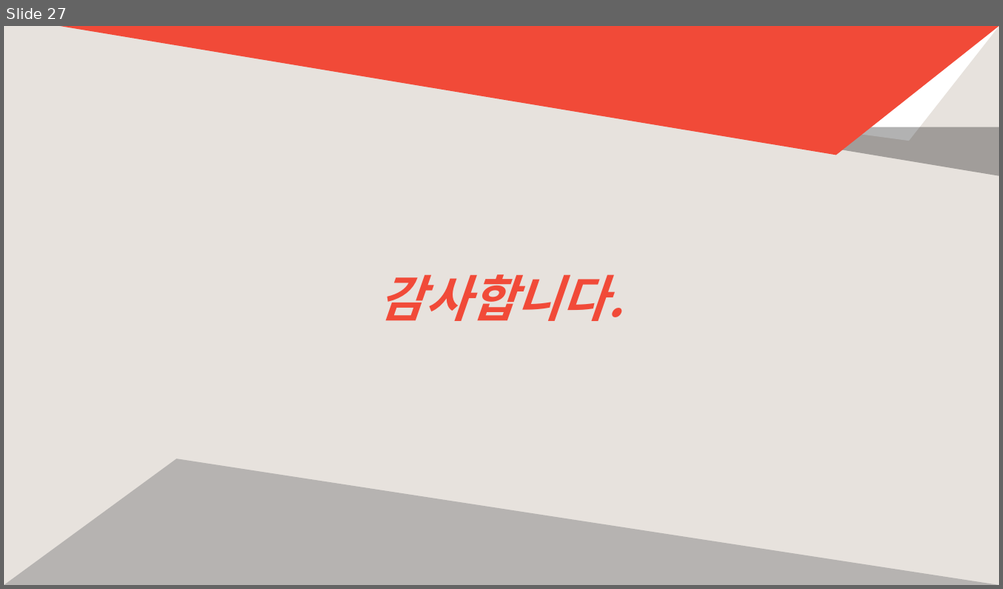
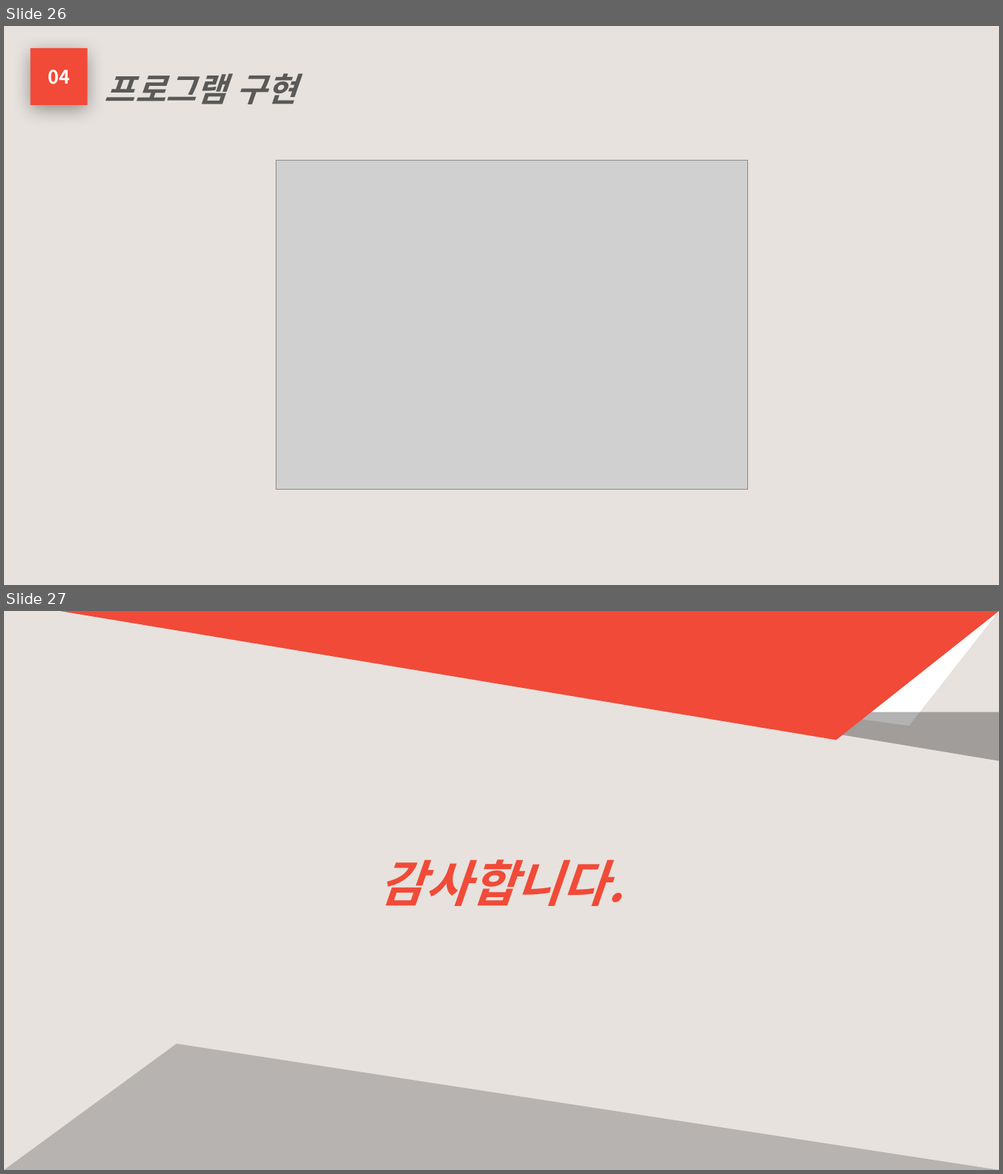
Before and after one commit to phoresis92/restaurant, a slide deck: 프로젝트 기획서/프로젝트 계획서.pptx. Shown one above the other, each under a label of ours: slide 27 before the commit, slides 26 and 27 after it. The pictures are 1003x589 and 1003x1174 pixels, drawn with LibreOffice and Linux fonts; fonts in the diff are those of the drawing; grey boxes stand for pictures. Boxes give left, top, right and bottom in pixels: in the first picture for what was removed or moved away, otherwise in the second. Text is boxed around its words. In the diff, an @@ line names an element or a change of style, - is before the commit and + after.

```diff
--- a/프로젝트 기획서/프로젝트 계획서.pptx
+++ b/프로젝트 기획서/프로젝트 계획서.pptx
@@ slide 26 added at <box>4,26,999,585</box>, background #E7E2DD @@
@@ rectangle added at <box>30,48,87,105</box>, fill #F14A38, 18 pt, text #FFFFFF, bold @@
+04
@@ text added at <box>105,73,296,104</box>, 32 pt, text #595959, bold, italic @@
+프로그램 구현
@@ picture added at <box>276,160,747,490</box> @@
```
Also in this commit, not shown: 23 slides changed, 1 other slide added, 2 slides removed, 5 other files.
